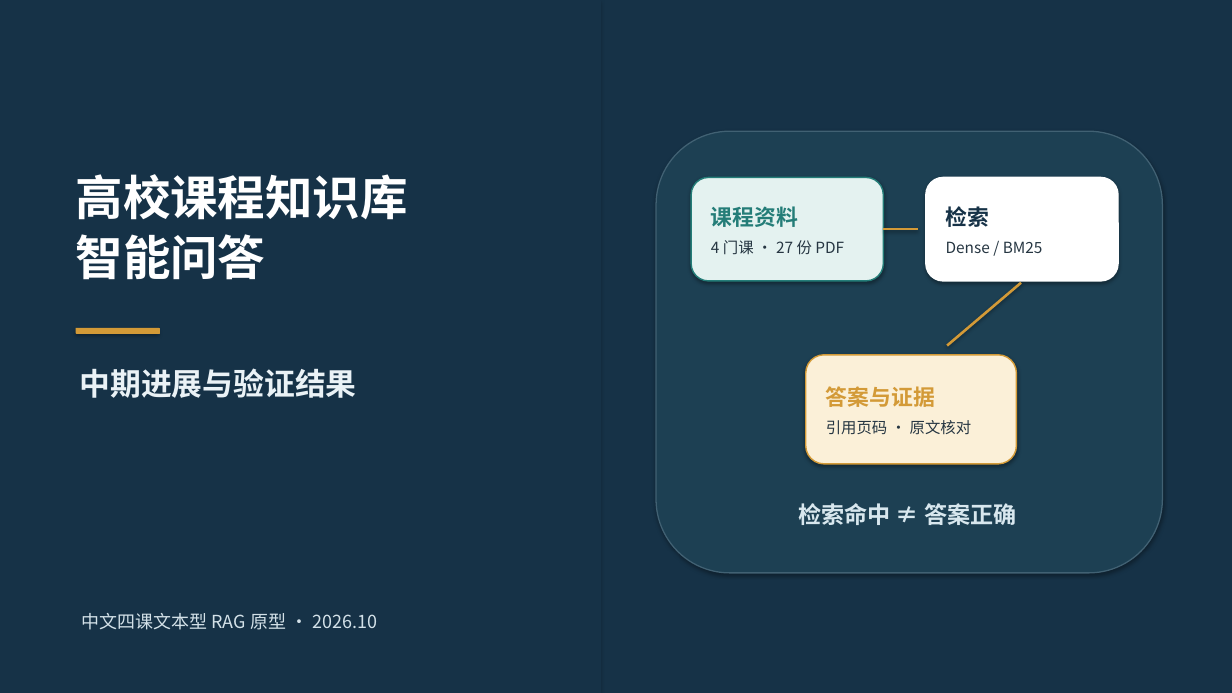
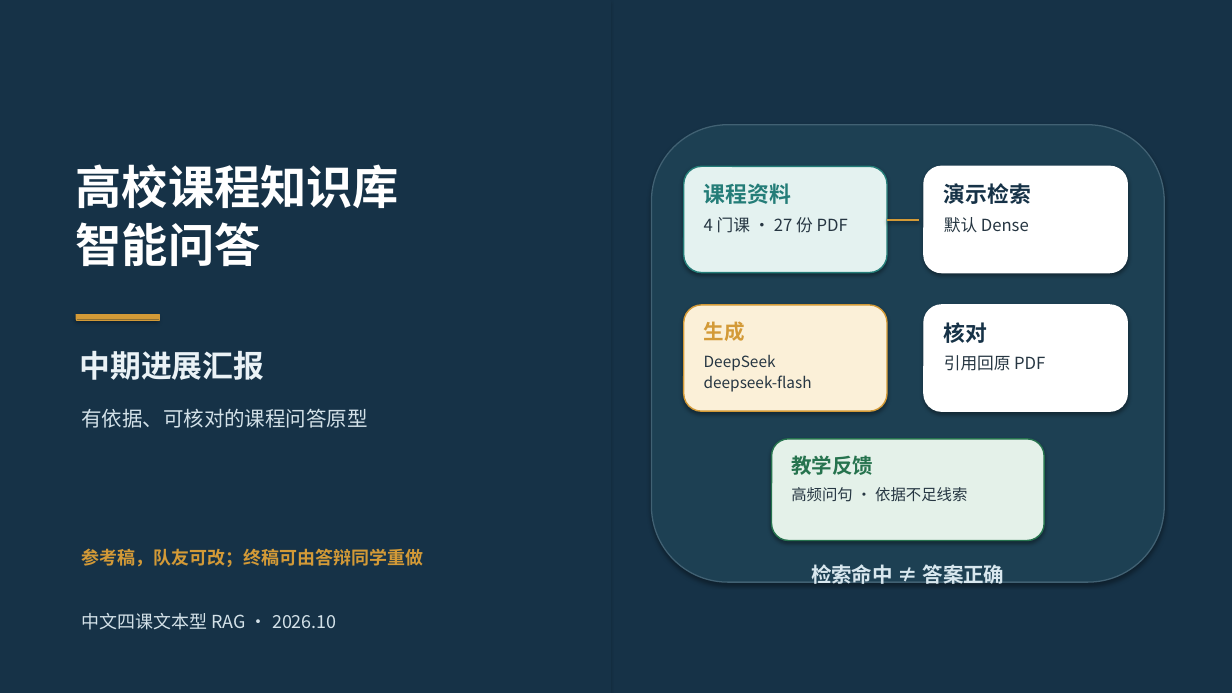
Before and after one commit to lhs1695/univ-course-rag, a slide deck: slide 1 of 中期答辩材料/汇报PPT/中期汇报-v5.pptx. Drawn at 1232x693 pixels with LibreOffice and Linux fonts; fonts in the diff are those of the drawing. Boxes give left, top, right and bottom in pixels: in the first picture for what was removed or moved away, otherwise in the second. Text is boxed around its words. In the diff, an @@ line names an element or a change of style, - is before the commit and + after.

```diff
--- a/中期答辩材料/汇报PPT/中期汇报-v5.pptx
+++ b/中期答辩材料/汇报PPT/中期汇报-v5.pptx
@@ rectangle: place and size @@
-rectangle at [0, 0, 601, 693]
+rectangle at [0, 0, 610, 693]
@@ text "高校课程知识库": place and size @@
-text "高校课程知识库" at [76, 174, 408, 280]
+text "高校课程知识库" at [76, 164, 399, 266]
@@ text "高校课程知识库" at [76, 164, 399, 266]: size 37 to 36 pt @@
@@ rounded rectangle: place and size @@
-rounded rectangle at [656, 131, 1163, 573]
+rounded rectangle at [652, 125, 1165, 582]
@@ rounded rectangle "课程资料": place and size @@
-rounded rectangle "课程资料" at [691, 177, 884, 281]
+rounded rectangle "课程资料" at [684, 166, 887, 273]
@@ rounded rectangle "演示检索": place and size @@
-rounded rectangle "演示检索" at [926, 177, 1118, 281]
+rounded rectangle "演示检索" at [924, 166, 1128, 273]
@@ text in rounded rectangle at [944, 183, 1031, 232]: text changed; size 12 to 13 pt @@
-检索
-Dense / BM25
+演示检索
+默认 Dense
@@ text in rounded rectangle at [704, 217, 848, 233]: size 12 to 13 pt in "4 门课 · 27 份 PDF" @@
@@ line moved from (884, 229) - (919, 229) to (887, 220) - (920, 220) @@
@@ line removed from (1021, 283) to (947, 346) @@
@@ rectangle: place and size @@
-rectangle at [76, 328, 159, 334]
+rectangle at [76, 314, 159, 320]
@@ vertical alignment middle to top in 3 elements at [684, 166, 887, 273], [924, 166, 1128, 273], [684, 305, 887, 411] @@
@@ rounded rectangle "生成": place and size @@
-rounded rectangle "生成" at [806, 355, 1017, 464]
+rounded rectangle "生成" at [684, 305, 887, 411]
@@ text in rounded rectangle at [704, 321, 812, 392]: text changed @@
-答案与证据
-引用页码 · 原文核对
+生成
+DeepSeek
+deepseek-flash
@@ rounded rectangle added at [924, 305, 1128, 411], fill #FFFFFF, outline #FFFFFF 1.1 pt, 13 pt, text #263642 @@
+核对
+引用回原 PDF
@@ text at [79, 351, 264, 380]: text changed @@
-中期进展与验证结果
+中期进展汇报
@@ text added at [81, 408, 367, 428], 16 pt, text #D3E1E8 @@
+有依据、可核对的课程问答原型
@@ rounded rectangle added at [772, 439, 1044, 541], fill #E4F1E9, outline #26734E 1.1 pt, 12 pt, text #263642 @@
+教学反馈
+高频问句 · 依据不足线索
@@ text added at [81, 548, 423, 567], 14 pt, text #D39A37, bold @@
+参考稿，队友可改；终稿可由答辩同学重做
@@ text "检索命中 ≠ 答案正确": place and size @@
-text "检索命中 ≠ 答案正确" at [798, 503, 1016, 525]
+text "检索命中 ≠ 答案正确" at [811, 564, 1005, 587]
@@ text "检索命中 ≠ 答案正确" at [811, 564, 1005, 587]: size 18 to 16 pt @@
@@ text at [81, 613, 337, 630]: text changed @@
-中文四课文本型 RAG 原型 · 2026.10
+中文四课文本型 RAG · 2026.10
```
Also in this commit, not shown: 6 other slides changed, 3 slides added, 3 slides removed, 6 other files.
